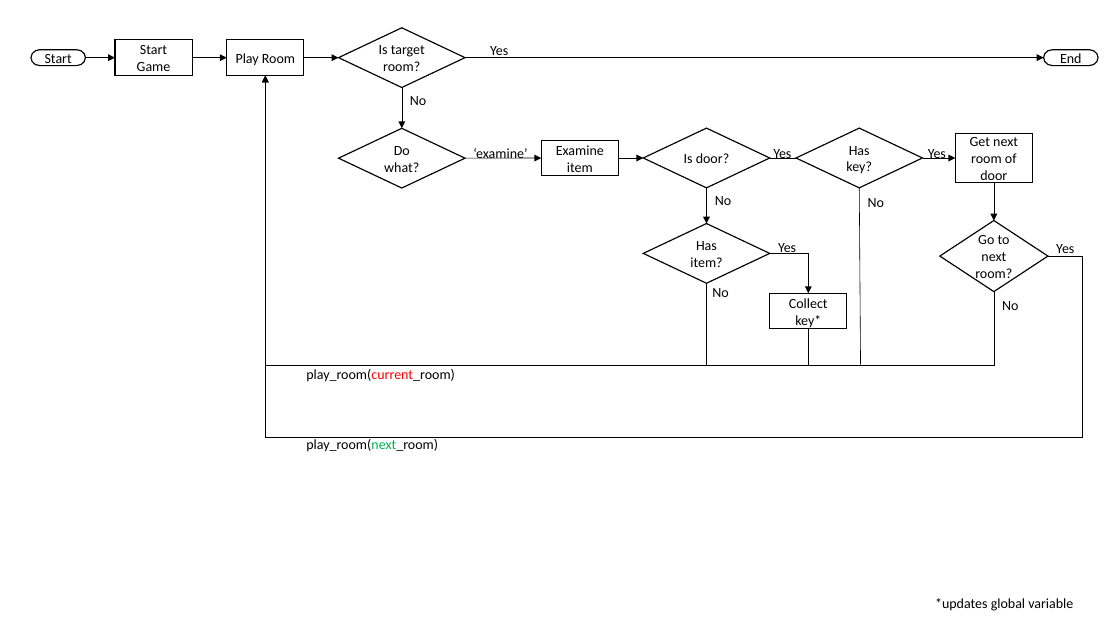
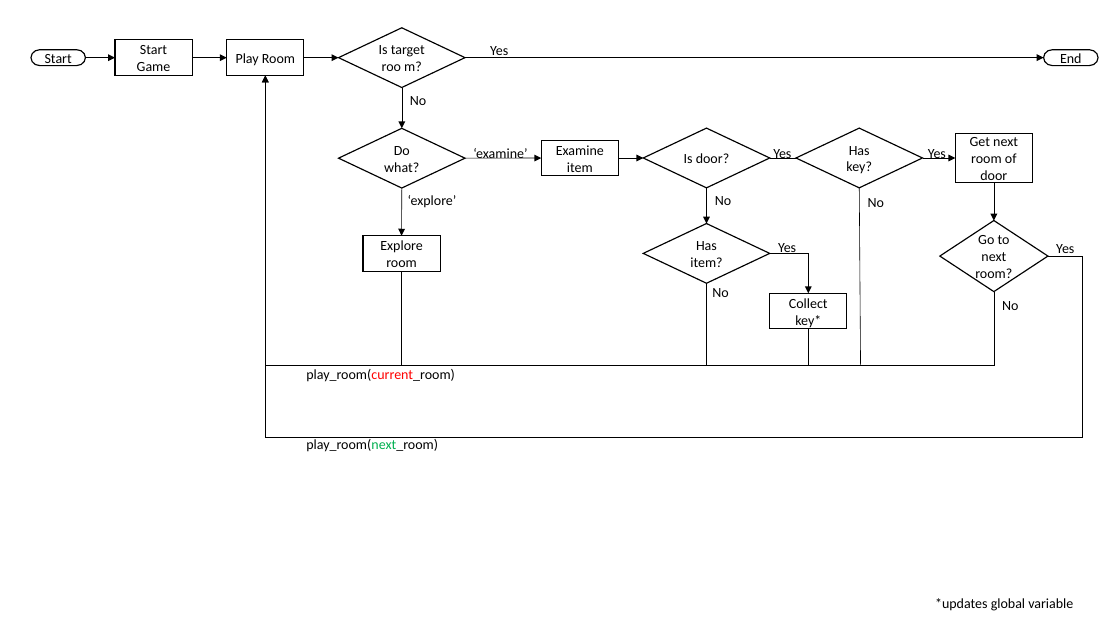
Before and after one commit to AfonsoPC1/python-project, a slide deck: slide 1 of Fluxograma.pptx. Drawn at 1120x630 pixels with LibreOffice and Linux fonts; fonts in the diff are those of the drawing. Boxes give left, top, right and bottom in pixels: in the first picture for what was removed or moved away, otherwise in the second. Text is boxed around its words. In the diff, an @@ line names an element or a change of style, - is before the commit and + after.

Commit message:
atualização do pptx

```diff
--- a/Fluxograma.pptx
+++ b/Fluxograma.pptx
@@ text in diamond at [379, 45, 425, 71]: spaces changed @@
-Is target room?
+Is target roo m?
@@ arrow added from (402, 188) to (402, 236), #000000 0.5 pt @@
@@ text added at [408, 195, 457, 208], 12 pt, text #000000 @@
+‘explore’
@@ rectangle added at [363, 236, 440, 271], fill #FFFFFF, outline #000000 1 pt, 12 pt, text #000000 @@
+Explore room
@@ line added from (402, 271) to (402, 365), #000000 0.5 pt @@
```
Also in this commit, not shown: 1 other file.
